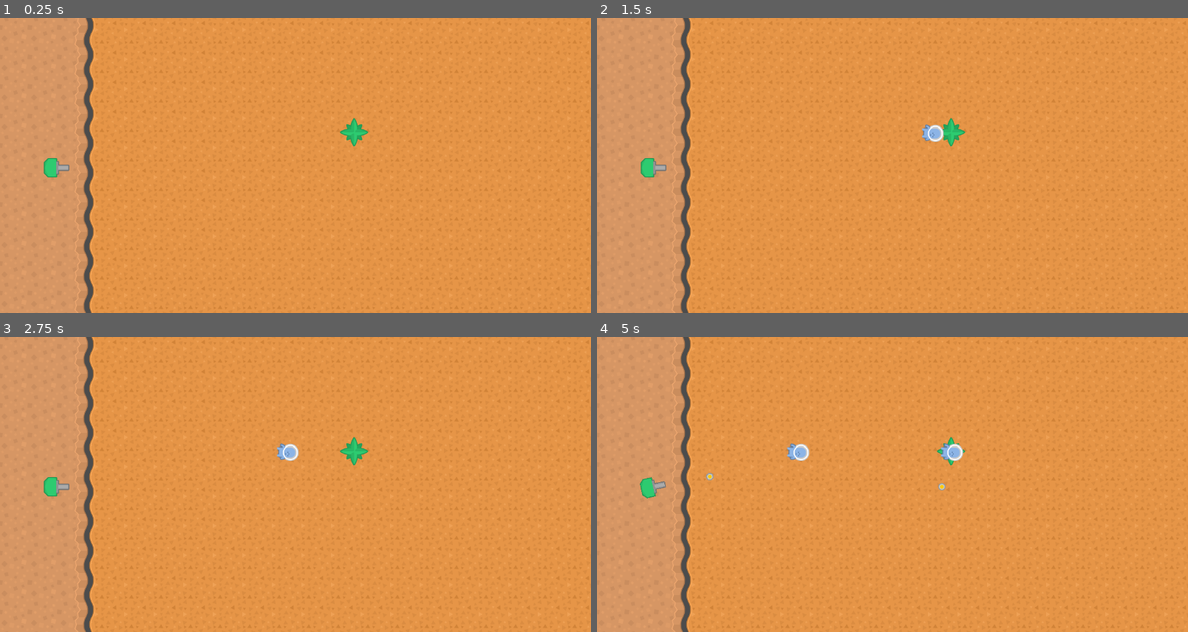
Above: before the commit, frames 1-4 (two rows, left to right).
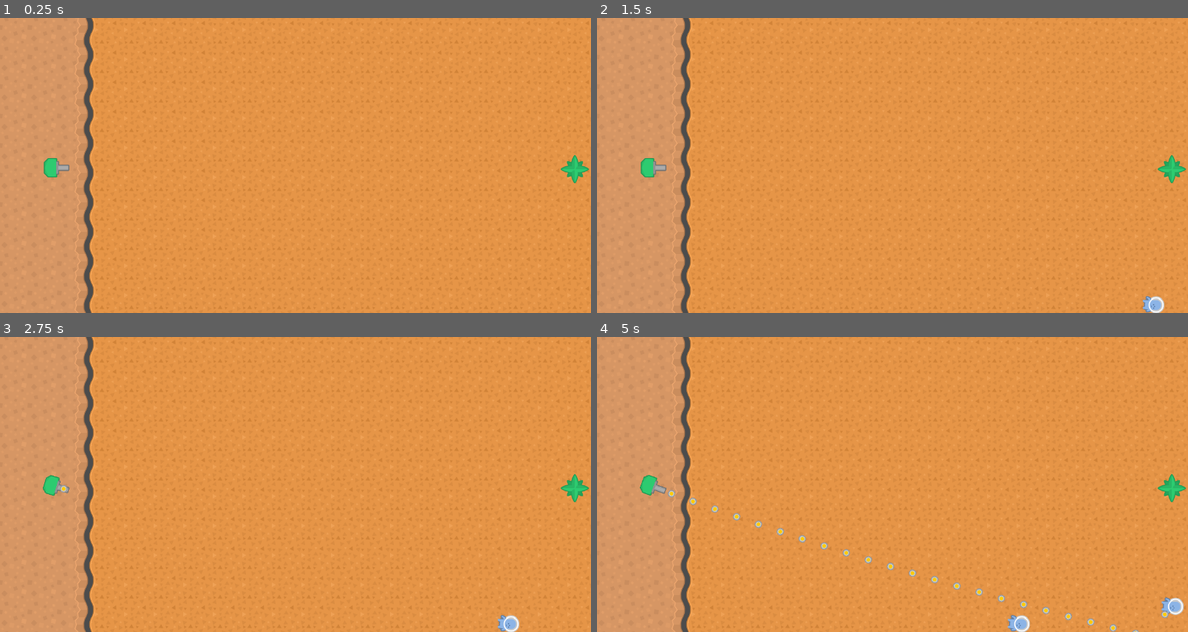
Above: after the commit, the same moments.

Repository: Mynijo/GateDefense
Game: Godot game, scene res://terrain/Map01.tscn
Two runs of this game, one before a commit and one after it. Both use one fixed random seed, a clock stepped at 60 frames per second and the inputs below.
Inputs:
- Up to frame 1 (0.25 s): no input
- Up to frame 2 (1.5 s): tap Enter at 0.5 s
- Up to frame 3 (2.75 s): no input
- Up to frame 4 (5 s): no input

The runs differ from the first frame. In frame 1, 0.4% of the frame differs, in the area x 57-100%, y 33-56%; in frame 2, 0.8%; in frame 3, 0.9%; in frame 4, 1.8%, in the area x 7-100%, y 33-100%.

Commit message:
Target is jetzt ein Array

Diff:
--- a/Enemy/EnemyBlue.tscn
+++ b/Enemy/EnemyBlue.tscn
@@ -24,7 +24,6 @@
 
 [node name="Sprite" parent="." index="1"]
 
-position = Vector2( -0.105946, 1.17455 )
 rotation = 3.14159
 texture = ExtResource( 3 )
 region_enabled = true
--- a/Enemy/EnemySpawner.gd
+++ b/Enemy/EnemySpawner.gd
@@ -14,7 +14,12 @@
 func _on_SpawnTimer_timeout():
 	var e = enemy.instance()
 	add_child(e)
-	e.spawn((position).normalized())
+
+	var pos = Vector2()
+	pos.x = position.normalized().x
+	pos.y = ((randi() % 640 )+ 1) -320
+	e.spawn(pos)
+
 	$SpawnTimer.wait_time = StartIntervall - wave
 	$SpawnTimer.start()
 	if wave < StartIntervall -1:
--- a/Enemy/EnemySpawner.tscn
+++ b/Enemy/EnemySpawner.tscn
@@ -3,7 +3,6 @@
 [ext_resource path="res://Enemy/EnemySpawner.gd" type="Script" id=1]
 [ext_resource path="res://Enemy/EnemyBlue.tscn" type="PackedScene" id=2]
 [ext_resource path="res://media/towerDefense_tilesheet.png" type="Texture" id=3]
-
 
 [node name="EnemySpawner" type="Node2D" index="0"]
 
--- a/Gate/Gate.gd
+++ b/Gate/Gate.gd
@@ -16,6 +16,6 @@
 		body.dead()
 
 func take_damage(damage):
-	health += damage
+	health -= damage
 	if health <= 0:
 		pass
--- a/Tower/Tower.gd
+++ b/Tower/Tower.gd
@@ -5,11 +5,11 @@
 
 
 export (float) var turret_speed = 1.0
-export (int) var detect_radius = 400
+export (int) var detect_radius
 
 signal shoot
 
-var target = null
+var target = []
 
 var can_shoot = true
 
@@ -23,18 +23,20 @@
         pass
 
 func _process(delta):
-	if target:
-		shoot()
-		var target_dir = (target.global_position - $Body.global_position).normalized()
+
+	if target.size() != 0:
+		var target_dir = ((target.front()).global_position - $Body.global_position).normalized()
 		var current_dir = Vector2(1, 0).rotated($Body.global_rotation)
 		$Body.global_rotation = current_dir.linear_interpolate(target_dir, turret_speed * delta).angle()
 
+		if target_dir.dot(current_dir) > 0.90:
+			shoot()
+
 func _on_DetectRadius_body_entered(body):
-	target = body
-
+	target.append(body)
 
 func _on_DetectRadius_body_exited(body):
-	target = null
+	target.erase(body)
 
 func shoot():
     if can_shoot:
--- a/Tower/Tower.tscn
+++ b/Tower/Tower.tscn
@@ -12,8 +12,8 @@
 _sections_unfolded = [ "Collision", "Material", "Pickable", "Visibility", "collision" ]
 Bullet = null
 gun_cooldown = null
-turret_speed = 1.0
-detect_radius = 500
+turret_speed = 0.0
+detect_radius = null
 
 [node name="Body" type="Sprite" parent="." index="0"]
 
--- a/Tower/TowerPhy.tscn
+++ b/Tower/TowerPhy.tscn
@@ -5,13 +5,13 @@
 [ext_resource path="res://Bullet/BulletPhy.tscn" type="PackedScene" id=3]
 [ext_resource path="res://media/towerDefense_tilesheet.png" type="Texture" id=4]
 
-[node name="TowerPhy" instance=ExtResource( 1 )]
+[node name="TowerPhy" index="0" instance=ExtResource( 1 )]
 
 script = ExtResource( 2 )
-_sections_unfolded = [ "Collision", "Pickable", "collision" ]
 Bullet = ExtResource( 3 )
 gun_cooldown = 1.0
-turret_speed = 2.0
+turret_speed = 20.0
+detect_radius = 1000
 
 [node name="Body" parent="." index="0"]
 
--- a/terrain/Map01.tscn
+++ b/terrain/Map01.tscn
@@ -36,11 +36,14 @@
 [node name="TowerPhy" parent="." index="1" instance=ExtResource( 3 )]
 
 position = Vector2( 122.799, 326.064 )
-detect_radius = 400
+collision_layer = 1
+collision_mask = 1
+gun_cooldown = 0.1
+turret_speed = 50.0
 
 [node name="EnemySpawner" parent="." index="2" instance=ExtResource( 4 )]
 
-position = Vector2( 767.061, 248.023 )
+position = Vector2( 1244.89, 327.912 )
 
 [node name="Gate" parent="." index="3" instance=ExtResource( 5 )]
 
